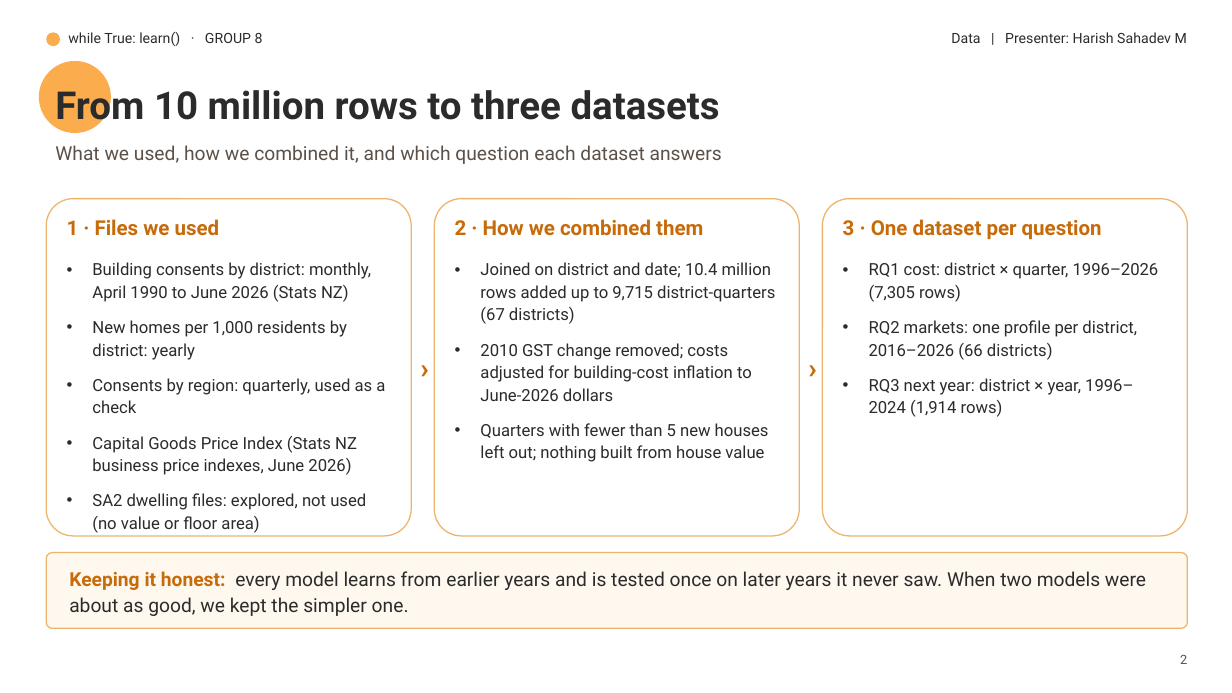
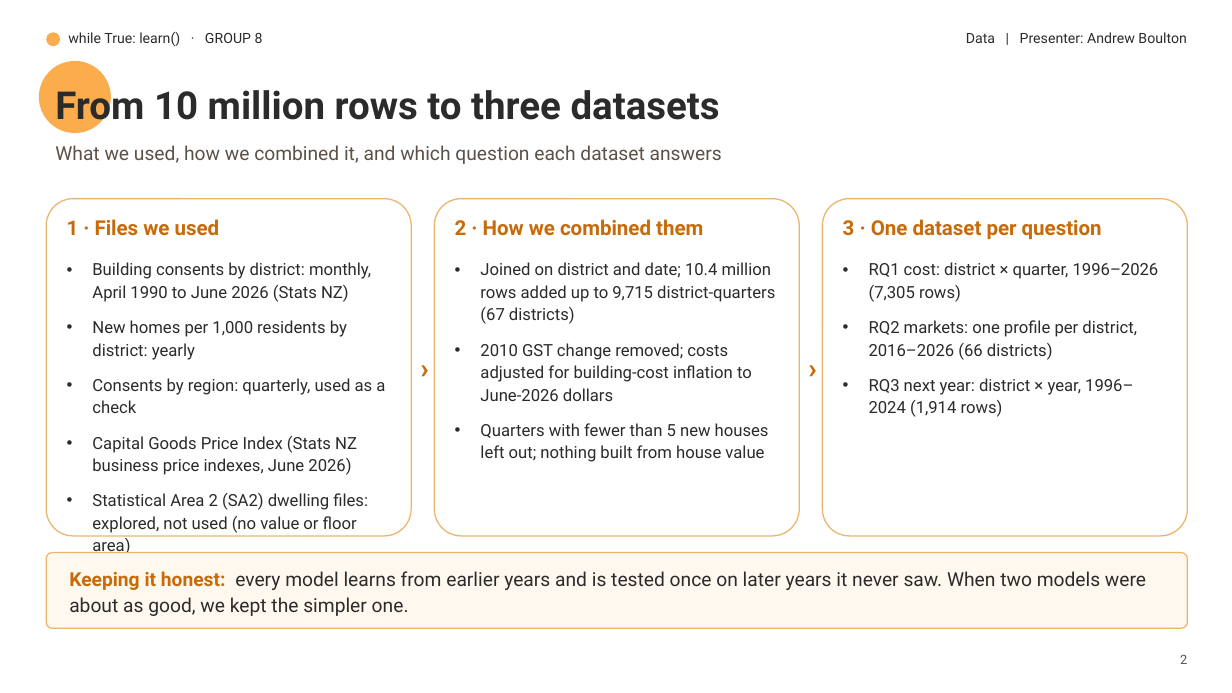
Before and after one commit to harishsahadev/while-True-Learn, a slide deck: slide 3 of building-consents/communication/slides/slides.pptx. Drawn at 1232x693 pixels with LibreOffice and Linux fonts; fonts in the diff are those of the drawing; background and template pictures are left out. Boxes give left, top, right and bottom in pixels: in the first picture for what was removed or moved away, otherwise in the second. Text is boxed around its words. In the diff, an @@ line names an element or a change of style, - is before the commit and + after.

```diff
--- a/building-consents/communication/slides/slides.pptx
+++ b/building-consents/communication/slides/slides.pptx
@@ text at (x1=966, y1=32, x2=1186, y2=43): text changed @@
-Data | Presenter: Harish Sahadev M
+Data | Presenter: Andrew Boulton
@@ text at (x1=92, y1=493, x2=368, y2=533): text changed @@
-• SA2 dwelling files: explored, not used (no value or floor area)
+• Statistical Area 2 (SA2) dwelling files: explored, not used (no value or floor area)
```
Also in this commit, not shown: 10 other slides changed, 9 other files.
